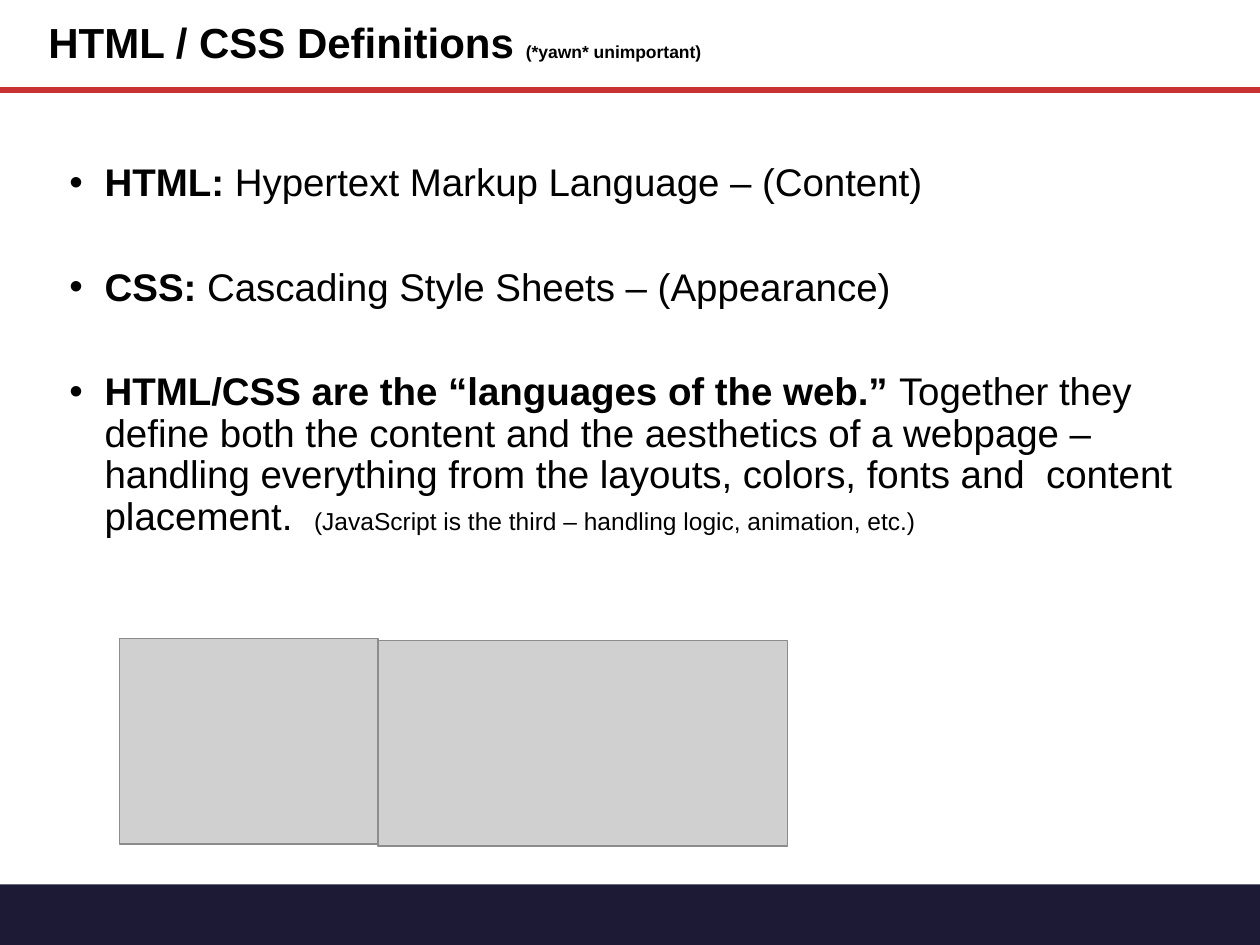
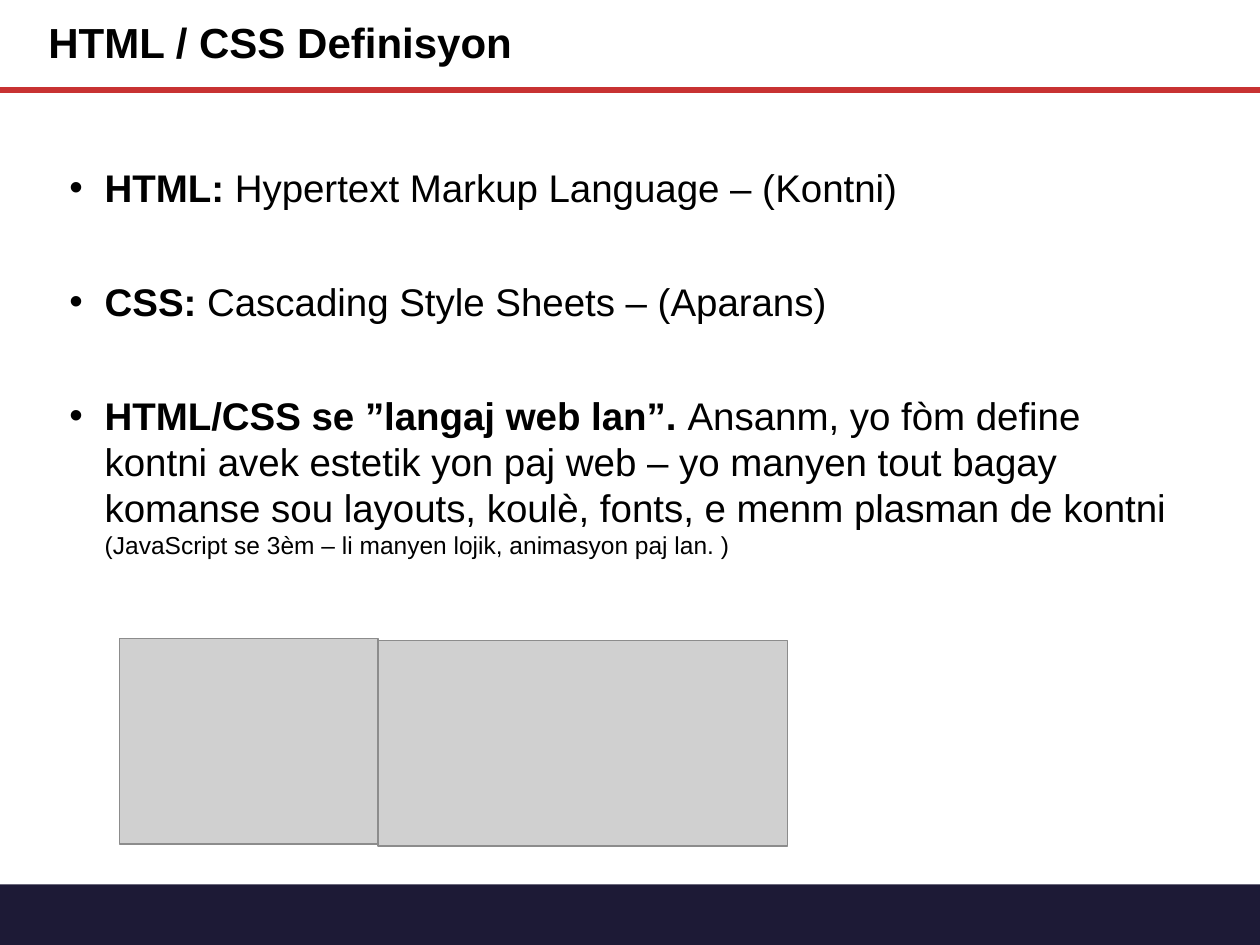
Before and after one commit to tichaiti/tichaiti-workshop, a slide deck: slide 14 of Prezantasyon/Gitn_Pro_HTML_CSS.pptx. Drawn at 1260x945 pixels with LibreOffice and Linux fonts; fonts in the diff are those of the drawing; grey boxes stand for pictures. Boxes give left, top, right and bottom in pixels: in the first picture for what was removed or moved away, otherwise in the second. Text is boxed around its words. In the diff, an @@ line names an element or a change of style, - is before the commit and + after.

```diff
--- a/Prezantasyon/Gitn_Pro_HTML_CSS.pptx
+++ b/Prezantasyon/Gitn_Pro_HTML_CSS.pptx
@@ title at <box>48,27,512,67</box>: text changed @@
-HTML / CSS Definitions (*yawn* unimportant)
+HTML / CSS Definisyon
@@ text at <box>105,174,1166,559</box>: text changed @@
-• HTML: Hypertext Markup Language – (Content)
-• CSS: Cascading Style Sheets – (Appearance)
-• HTML/CSS are the “languages of the web.” Together they define both the content and the aesthetics of a webpage – handling everything from the layouts, colors, fonts and content placement. (JavaScript is the third – handling logic, animation, etc.)
+• HTML: Hypertext Markup Language – (Kontni)
+• CSS: Cascading Style Sheets – (Aparans)
+• HTML/CSS se ”langaj web lan”. Ansanm, yo fòm define kontni avek estetik yon paj web – yo manyen tout bagay komanse sou layouts, koulè, fonts, e menm plasman de kontni (JavaScript se 3èm – li manyen lojik, animasyon paj lan. )
```
Also in this commit, not shown: 7 other slides changed, 6 slides added, 10 slides removed, 2 other files.
